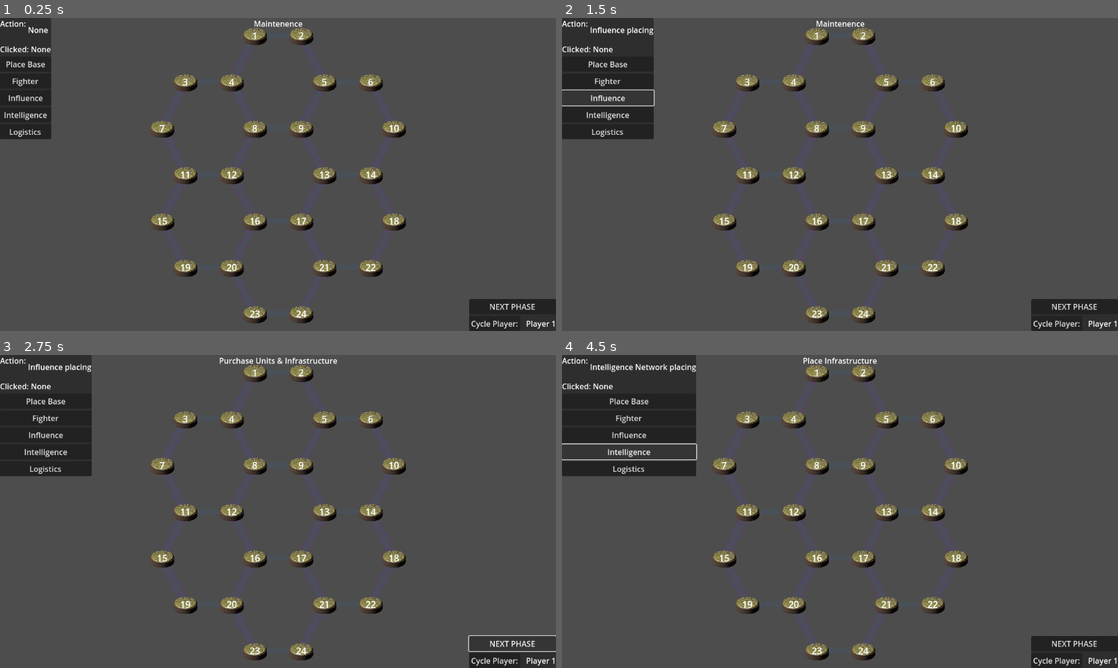
Above: before the commit, frames 1-4 (two rows, left to right).
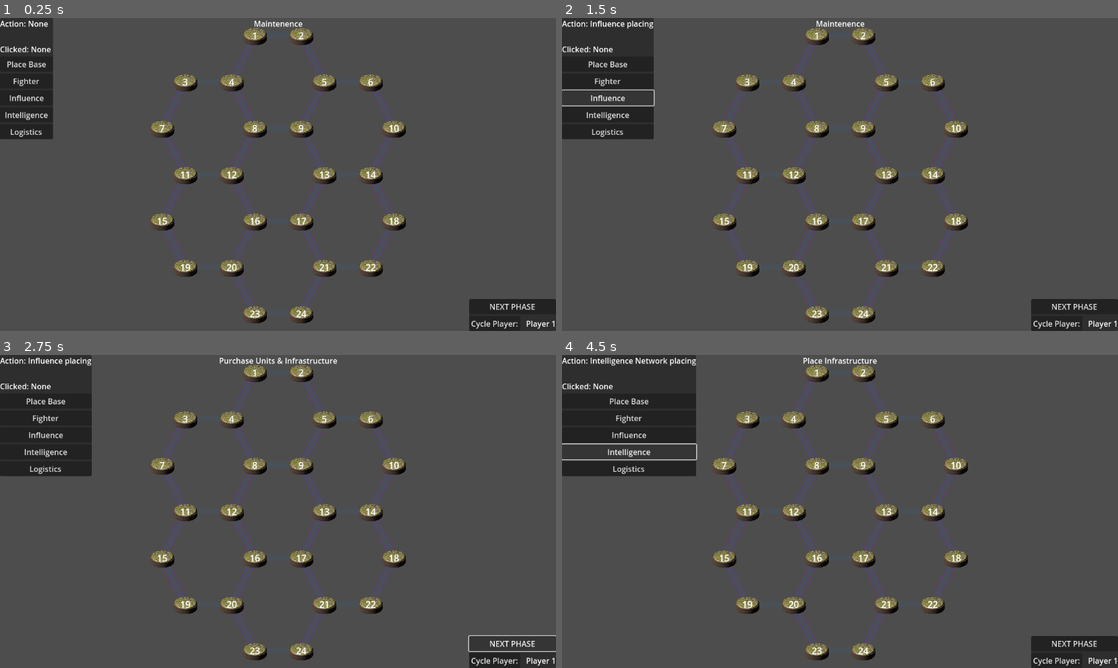
Above: after the commit, the same moments.

Repository: Sheepy3/insurgencygame
Game: Godot game, scene res://MapStuff/Map.tscn
Same seed, same stepped clock (60 frames per second), same inputs: the game is played once before the commit and once after it.
Inputs:
- Up to frame 1 (0.25 s): no input
- Up to frame 2 (1.5 s): click "Fighter" at 0.5 s; click "Influence" at 1.25 s
- Up to frame 3 (2.75 s): click "NEXT PHASE" at 2 s
- Up to frame 4 (4.5 s): click "NEXT PHASE" at 2.75 s; click "Place Base" at 3.5 s; click "Intelligence" at 4.25 s

The runs differ from the first frame. In frame 1, 0.6% of the frame differs, in the area x 0-10%, y 0-39%; in frame 2, 0.3%; in frame 3, 0.3%; in frame 4, 0.4%.

Commit message:
multi-unit rendering, building ownership, error messaging

Diff:
--- a/Assets/Shaders/Player_Color.gdshader
+++ b/Assets/Shaders/Player_Color.gdshader
@@ -3,7 +3,7 @@
 // also stole saturation code from https://www.youtube.com/watch?v=Pu2muzzvS4M
 uniform vec3 tint_color : source_color = vec3(1.0, 0.0, 0.0);
 uniform float intensity : hint_range(0, 1) = 0.2;
-uniform float saturation : hint_range(0, 30) = 30;
+uniform float saturation : hint_range(0, 30) = 1;
 
 mat4 saturation_matrix(float s){
 	vec3 luminance = vec3(0.3086,0.6094, 0.0820);
--- a/GUI/Game_UI.tscn
+++ b/GUI/Game_UI.tscn
@@ -10,8 +10,8 @@
 script = ExtResource("1_2if7r")
 
 [node name="PanelContainer" type="PanelContainer" parent="."]
-offset_right = 40.0
-offset_bottom = 40.0
+offset_right = 110.0
+offset_bottom = 251.0
 
 [node name="VBoxContainer" type="VBoxContainer" parent="PanelContainer"]
 layout_mode = 2
@@ -26,6 +26,8 @@
 
 [node name="Dynamic_Action" type="Label" parent="PanelContainer/VBoxContainer/HBoxContainer"]
 layout_mode = 2
+size_flags_horizontal = 0
+size_flags_vertical = 0
 text = "None"
 
 [node name="HBoxContainer2" type="HBoxContainer" parent="PanelContainer/VBoxContainer"]
@@ -37,6 +39,8 @@
 
 [node name="Dynamic_Clicked" type="Label" parent="PanelContainer/VBoxContainer/HBoxContainer2"]
 layout_mode = 2
+size_flags_horizontal = 0
+size_flags_vertical = 0
 text = "None"
 
 [node name="Base_Button" type="Button" parent="PanelContainer/VBoxContainer"]
--- a/Helper_Scripts/Overseer.gd
+++ b/Helper_Scripts/Overseer.gd
@@ -1,6 +1,10 @@
 extends Node
-#to-do: add player colors
-var players:Array = ["Player 1", "Player 2"] #hardcoded, would be procedurally generated based on playercount
+
+
+#todo: convert player system to use resources for each player. these variables are gonna be unstable
+#when networking is added, and the "current player" thing doesnt work if players take turns at the same time.
+
+var players:Array = ["Player 1", "Player 2"] #currently hardcoded, would be procedurally generated based on playercount
 var players_colors:Array = [Vector3(1.0,0.0,0.0),Vector3(0.0,1.0,0.0)]
 var selected_player_index:int = -1
 var current_player:String
--- a/MapStuff/Map_Node.tscn
+++ b/MapStuff/Map_Node.tscn
@@ -1,12 +1,10 @@
-[gd_scene load_steps=11 format=3 uid="uid://cxejesper0f6a"]
+[gd_scene load_steps=8 format=3 uid="uid://cxejesper0f6a"]
 
 [ext_resource type="Script" uid="uid://b8kr0upm43u1u" path="res://MapStuff/map_node.gd" id="1_8ofst"]
 [ext_resource type="Texture2D" uid="uid://dtvbbivd8lmtc" path="res://Assets/node_new.png" id="2_k5010"]
 [ext_resource type="Script" uid="uid://b6mxwwr10trya" path="res://MapStuff/map_node_area_2d.gd" id="3_eyrtf"]
 [ext_resource type="Texture2D" uid="uid://cjgd2islnk1dx" path="res://Assets/Military/Tent.png" id="4_5ec75"]
 [ext_resource type="Shader" uid="uid://dirmfbhesf0h7" path="res://Assets/Shaders/Player_Color.gdshader" id="5_ap6hx"]
-[ext_resource type="Texture2D" uid="uid://b2errj0riq702" path="res://Assets/Military/soldier.png" id="5_gfwxx"]
-[ext_resource type="Texture2D" uid="uid://hu7nw3o7h36q" path="res://Assets/Military/binoculars.png" id="6_ldtvt"]
 
 [sub_resource type="CapsuleShape2D" id="CapsuleShape2D_nkv3a"]
 radius = 7.0
@@ -16,13 +14,6 @@
 resource_local_to_scene = true
 shader = ExtResource("5_ap6hx")
 shader_parameter/tint_color = Color(1, 0, 0, 1)
-shader_parameter/intensity = 0.2
-shader_parameter/saturation = 30.0
-
-[sub_resource type="ShaderMaterial" id="ShaderMaterial_81ay0"]
-resource_local_to_scene = true
-shader = ExtResource("5_ap6hx")
-shader_parameter/tint_color = Color(1, 0.439216, 0.423529, 1)
 shader_parameter/intensity = 0.2
 shader_parameter/saturation = 30.0
 
@@ -66,17 +57,6 @@
 position = Vector2(0, -17)
 texture = ExtResource("4_5ec75")
 
-[node name="Fighter_Unit" type="Sprite2D" parent="."]
-texture_filter = 1
-material = SubResource("ShaderMaterial_81ay0")
-position = Vector2(30, -30)
-texture = ExtResource("5_gfwxx")
-
-[node name="Influence_Unit" type="Sprite2D" parent="."]
-texture_filter = 1
-position = Vector2(-26, -28)
-texture = ExtResource("6_ldtvt")
+[node name="Units" type="Node2D" parent="."]
 
 [connection signal="input_event" from="Map_Node_Area2D" to="." method="_on_map_node_area_2d_input_event"]
-[connection signal="visibility_changed" from="Building" to="." method="_on_building_visibility_changed"]
-[connection signal="visibility_changed" from="Fighter_Unit" to="." method="_on_fighter_unit_visibility_changed"]
--- /dev/null
+++ b/MapStuff/Unit_Visual.tscn
@@ -0,0 +1,29 @@
+[gd_scene load_steps=6 format=3 uid="uid://ck130fomwb5h1"]
+
+[ext_resource type="Script" uid="uid://dyei3nxhc4w6o" path="res://MapStuff/unit_visual.gd" id="1_x8p7o"]
+[ext_resource type="Shader" uid="uid://dirmfbhesf0h7" path="res://Assets/Shaders/Player_Color.gdshader" id="2_wd323"]
+[ext_resource type="Texture2D" uid="uid://b2errj0riq702" path="res://Assets/Military/soldier.png" id="3_rsuyw"]
+[ext_resource type="Texture2D" uid="uid://hu7nw3o7h36q" path="res://Assets/Military/binoculars.png" id="4_gfa1p"]
+
+[sub_resource type="ShaderMaterial" id="ShaderMaterial_n0eri"]
+resource_local_to_scene = true
+shader = ExtResource("2_wd323")
+shader_parameter/tint_color = Color(1, 0.439216, 0.423529, 1)
+shader_parameter/intensity = 0.009
+shader_parameter/saturation = 1.0
+
+[node name="Node2D" type="Node2D"]
+script = ExtResource("1_x8p7o")
+
+[node name="F_sprite" type="Sprite2D" parent="."]
+visible = false
+texture_filter = 1
+material = SubResource("ShaderMaterial_n0eri")
+texture = ExtResource("3_rsuyw")
+
+[node name="I_sprite" type="Sprite2D" parent="."]
+visible = false
+texture_filter = 1
+material = SubResource("ShaderMaterial_n0eri")
+position = Vector2(0, 4)
+texture = ExtResource("4_gfa1p")
--- a/MapStuff/map.gd
+++ b/MapStuff/map.gd
@@ -2,6 +2,8 @@
 signal update_label
 var path:PackedScene = preload("res://MapStuff/Path.tscn")
 var Last_action: String = ""
+enum{FIGHTER,INFLUENCE}
+enum{BASE}
 
 # Called when the node enters the scene tree for the first time.
 func _ready() -> void:
@@ -35,22 +37,37 @@
 func Check_node_action(Name: String) ->void:
 	var Current_node: Node = find_child(Name)
 	print(Current_node)
+
 	if Last_action == "Base":
-		Current_node.On_node = "Base"
-		print("You have placed a base on node " + Name)
-		Current_node.find_child("Building").show()
-		Current_node.Has_building = true
-		find_child("Dynamic_Action").text = "None"
-		print(Current_node.Has_building)
-		Last_action = ""
-	if Last_action == "Fighter" and  Current_node.Has_building:
-		print("You have placed a Fighter at a base on node " + Name)
-		Current_node.find_child("Fighter_Unit").show()
-		find_child("Dynamic_Action").text = "None"
-		Last_action = ""
+		#currently you can place bases on top of other bases.
+		if Current_node.Has_building:
+			$UI.action_error("there is already a base on this node!")
+		else:
+			#Current_node.On_node = "Base"
+			print("You have placed a base on node " + Name)
+			Current_node.add_building(Overseer.current_player, BASE)
+			#Current_node.find_child("Building").show()
+			Current_node.Has_building = true
+			find_child("Dynamic_Action").text = "None"
+			print(Current_node.Has_building)
+			Last_action = ""
+
+	if Last_action == "Fighter":
+		if not Current_node.Has_building:
+			$UI.action_error("Fighters must be placed at your own base")
+		if  Current_node.node_owner == Overseer.current_player:
+			print("You have placed a Fighter at a base on node " + Name)
+			Current_node.add_unit(Overseer.current_player,FIGHTER)
+			#Current_node.find_child("Fighter_Unit").show()
+			find_child("Dynamic_Action").text = "None"
+			Last_action = ""
+		else:
+			$UI.action_error("Fighters must be placed at your own base")
+
 	if Last_action == "Influence":
 		print("You have placed a Influnce on node " + Name)
-		Current_node.find_child("Influence_Unit").show()
+		Current_node.add_unit("current_player",INFLUENCE)
+		#Current_node.find_child("Influence_Unit").show()
 		find_child("Dynamic_Action").text = "None"
 		Last_action = ""
 
--- a/MapStuff/map_node.gd
+++ b/MapStuff/map_node.gd
@@ -1,25 +1,18 @@
 extends Node2D
 signal A_node_clicked(Name: String)
-var On_node: String = ""
+#var On_node: String = ""
 var Has_building: bool = false
-var units:Array
+@export var node_owner:String
 
-
-
-# Called when the node enters the scene tree for the first time.
 func _ready() -> void:
 	$Map_Node_Area2D.set_pickable(true) #sets-up the clickable area for the map nodes
 	$Building.hide()
-	$Fighter_Unit.hide()
-	$Influence_Unit.hide()
+
 	if get_parent().name != "root":
 		get_parent().update_label.connect(_update_label)
 
-	pass # Replace with function body.
-
 func _update_label()-> void:
 	$Label.text = name
-	pass
 
 # Detects when Node is clicked on by mouse
 func _on_map_node_area_2d_input_event(viewport: Node, event: InputEvent, shape_idx: int) -> void:
@@ -28,23 +21,68 @@
 		get_parent().find_child("Dynamic_Clicked").text = "Node " + $Label.text #Dispalys
 		A_node_clicked.emit(name)
 
+var unit_list:Array
+var fighter_resource:Resource=load("res://Resources/Fighter.tres")
+var influence_resource:Resource=load("res://Resources/Influence.tres")
+var base_resource:Resource=load("res://Resources/Miliary_Base.tres")
 
-# Called every frame. 'delta' is the elapsed time since the previous frame.
-func _process(delta: float) -> void:
-	pass
+var unit_scene:PackedScene = load("res://MapStuff/Unit_Visual.tscn")
+enum{FIGHTER,INFLUENCE}
+
+func add_building(player:String, type:int) -> void:
+	var building:Resource = base_resource.duplicate(true)
+	node_owner = player
+	var color:Vector3 = Overseer.players_colors[Overseer.selected_player_index]
+	#print(color)
+	$Building.material.set_shader_parameter("tint_color", color)
+	$Building.material.set_shader_parameter("intensity", 0.1)
+	$Building.material.set_shader_parameter("saturation", 2)
+	$Building.show()
+
+func add_unit(player:String, type:int) -> void:
+	var unique_unit:Resource
+	if type == FIGHTER:
+		unique_unit = fighter_resource.duplicate(true)
+		unique_unit.player = player
+		unique_unit.color = Overseer.players_colors[Overseer.selected_player_index]
+
+	else:
+		unique_unit = influence_resource.duplicate(true)
+		unique_unit.player = player
+		unique_unit.color = Overseer.players_colors[Overseer.selected_player_index]
 
 
-func _on_fighter_unit_visibility_changed() -> void:
-	var color:Vector3 = Overseer.players_colors[Overseer.selected_player_index]
-	$Fighter_Unit.material.set_shader_parameter("tint_color", color)
-	$Fighter_Unit.material.set_shader_parameter("intensity", 0.2)
-	$Fighter_Unit.material.set_shader_parameter("saturation", 2)
-	pass # Replace with function body.
+	unit_list.append(unique_unit)
 
+	var unit_visual := unit_scene.instantiate()
+	unit_visual.Unit_Data = unique_unit
+	$Units.add_child(unit_visual)
+	#print("added child")
+	_reorder_units()
 
-func _on_building_visibility_changed() -> void:
-	var color:Vector3 = Overseer.players_colors[Overseer.selected_player_index]
-	print(color)
-	$Building.material.set_shader_parameter("tint_color", color)
-	$Building.material.set_shader_parameter("intensity", 0.2)
-	$Building.material.set_shader_parameter("saturation", 2)
+func _reorder_units() -> void:
+
+	var nodes:Array = $Units.get_children()
+	var count:int = nodes.size()
+	var min_x:int
+	var max_x:int
+
+	if count < 5:
+		min_x = -30
+		max_x = 30
+	if count >= 5:
+		min_x = -50
+		max_x = 50
+	if count > 8:
+		min_x = -70
+		max_x = 70
+
+	if count == 0:
+		return
+	if count == 1:
+		nodes[0].position.x = (min_x + max_x) / 2
+		return
+
+	var spacing:float = (max_x - min_x) / (count - 1)
+	for i in range(count):
+		nodes[i].position.x = min_x + i * spacing
--- /dev/null
+++ b/MapStuff/unit_visual.gd
@@ -0,0 +1,19 @@
+extends Node2D
+@export var Unit_Data:Resource
+enum{FIGHTER,INFLUENCE}
+
+func test() ->void:
+	print("hi")
+
+
+func _ready() -> void:
+	if Unit_Data.unit_type == FIGHTER:
+		$F_sprite.show()
+		$F_sprite.material.set_shader_parameter("tint_color", Unit_Data.color)
+		$F_sprite.material.set_shader_parameter("intensity", 0.2)
+		$F_sprite.material.set_shader_parameter("saturation", 2)
+	else:
+		$I_sprite.show()
+		$I_sprite.material.set_shader_parameter("tint_color", Unit_Data.color)
+		$I_sprite.material.set_shader_parameter("intensity", 0.2)
+		$I_sprite.material.set_shader_parameter("saturation", 2)
--- /dev/null
+++ b/Resources/Building.gd
@@ -0,0 +1,5 @@
+extends Resource
+class_name Building
+@export_enum("Military Base") var unit_type: int
+@export var player:String
+@export var color:Vector3
--- /dev/null
+++ b/Resources/Influence.tres
@@ -0,0 +1,9 @@
+[gd_resource type="Resource" script_class="Unit" load_steps=2 format=3 uid="uid://bwg2sqtvqr0a2"]
+
+[ext_resource type="Script" uid="uid://c6pbnwwtnjtrs" path="res://Resources/Unit.gd" id="1_u1qwa"]
+
+[resource]
+script = ExtResource("1_u1qwa")
+unit_type = 1
+player = ""
+color = Vector3(0, 0, 0)
--- /dev/null
+++ b/Resources/Miliary_Base.tres
@@ -0,0 +1,10 @@
+[gd_resource type="Resource" script_class="Building" load_steps=2 format=3 uid="uid://ddp52lpw1vaqe"]
+
+[ext_resource type="Script" uid="uid://d25rq5rq01wjc" path="res://Resources/Building.gd" id="1_xkhb1"]
+
+[resource]
+script = ExtResource("1_xkhb1")
+unit_type = 0
+player = ""
+color = Vector3(0, 0, 0)
+metadata/_custom_type_script = "uid://d25rq5rq01wjc"
--- a/Resources/Unit.gd
+++ b/Resources/Unit.gd
@@ -1,5 +1,5 @@
 extends Resource
 class_name Unit
-@export_enum("Fighter", "Influence") var character_class: int
+@export_enum("Fighter", "Influence") var unit_type: int
 @export var player:String
-@export var color:String
+@export var color:Vector3
Not shown, added: MapStuff/unit_visual.gd.uid
Not shown, added: Resources/Building.gd.uid
